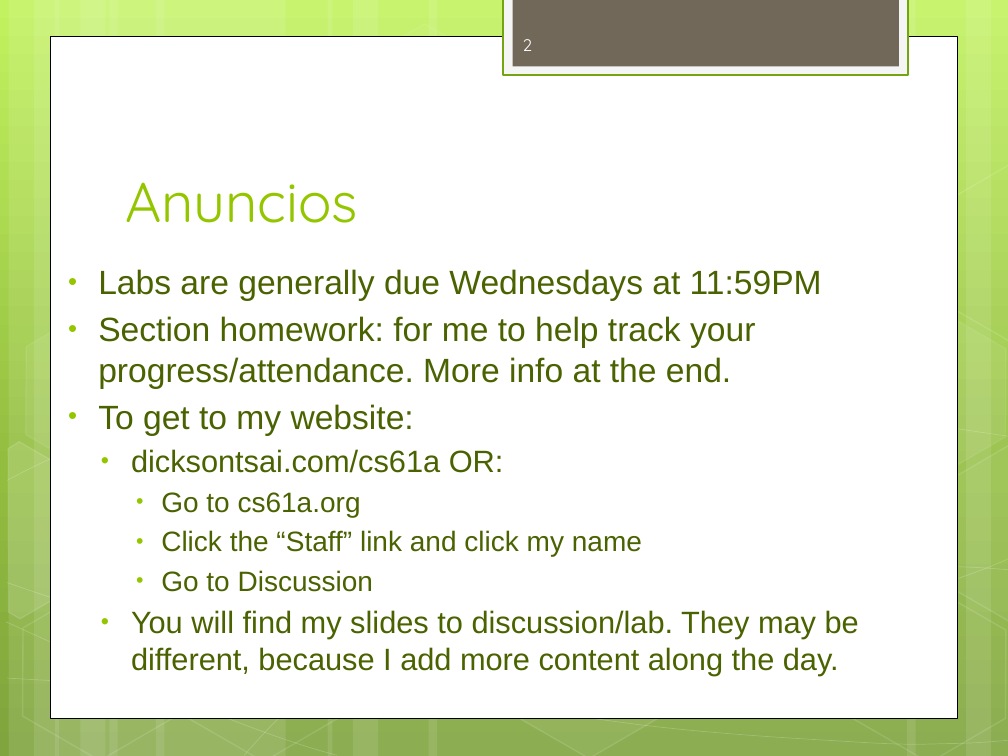
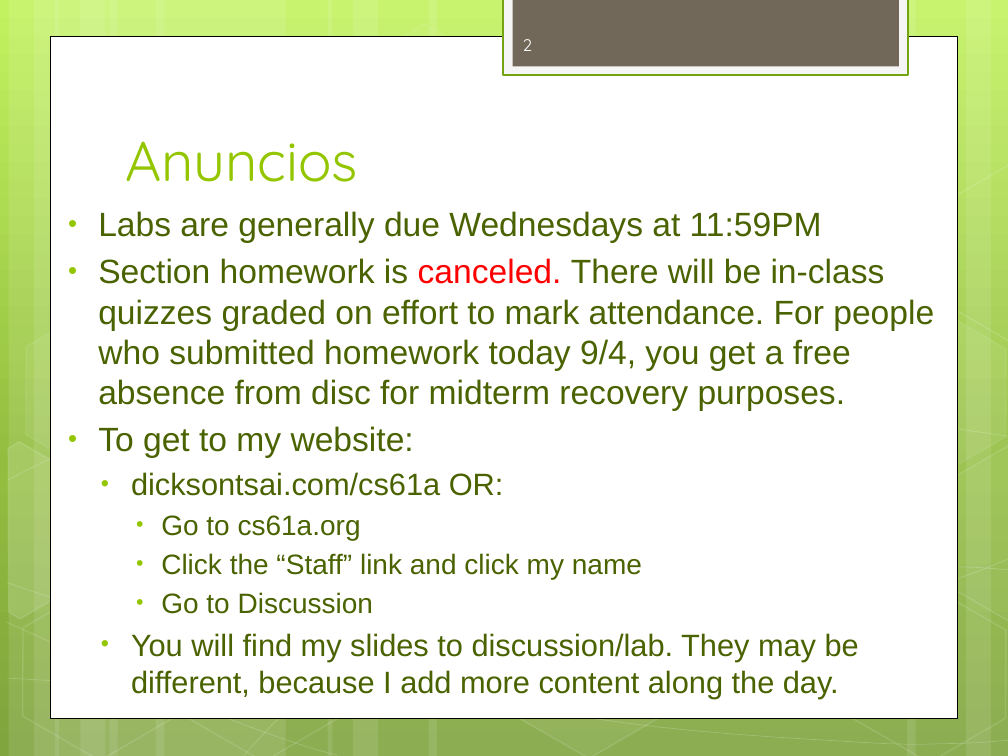
Before and after one commit to dicksontsai/dicksontsai.github.io, a slide deck: slide 2 of cs61a/discussion/disc1.pptx. Drawn at 1008x756 pixels with LibreOffice and Linux fonts; fonts in the diff are those of the drawing. Boxes give left, top, right and bottom in pixels: in the first picture for what was removed or moved away, otherwise in the second. Text is boxed around its words. In the diff, an @@ line names an element or a change of style, - is before the commit and + after.

Commit message:
Canceled section homework

```diff
--- a/cs61a/discussion/disc1.pptx
+++ b/cs61a/discussion/disc1.pptx
@@ title "Anuncios": place and size @@
-title "Anuncios" at bbox=[125, 182, 358, 223]
+title "Anuncios" at bbox=[125, 141, 358, 182]
@@ text "Labs are generally due Wednesdays ...": place and size @@
-text "Labs are generally due Wednesdays ..." at bbox=[98, 269, 859, 676]
+text "Labs are generally due Wednesdays ..." at bbox=[98, 211, 934, 698]
@@ text at bbox=[98, 258, 934, 411]: text changed @@
-• Section homework: for me to help track your progress/attendance. More info at the end.
+• Section homework is canceled. There will be in-class quizzes graded on effort to mark attendance. For people who submitted homework today 9/4, you get a free absence from disc for midterm recovery purposes.
```
Also in this commit, not shown: 3 other slides changed, 8 other files.
